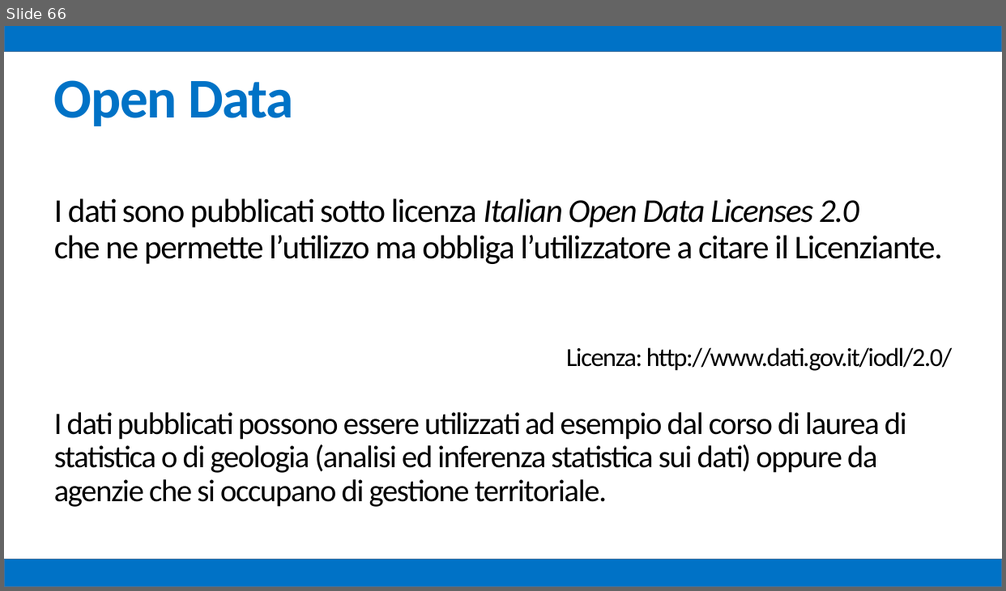
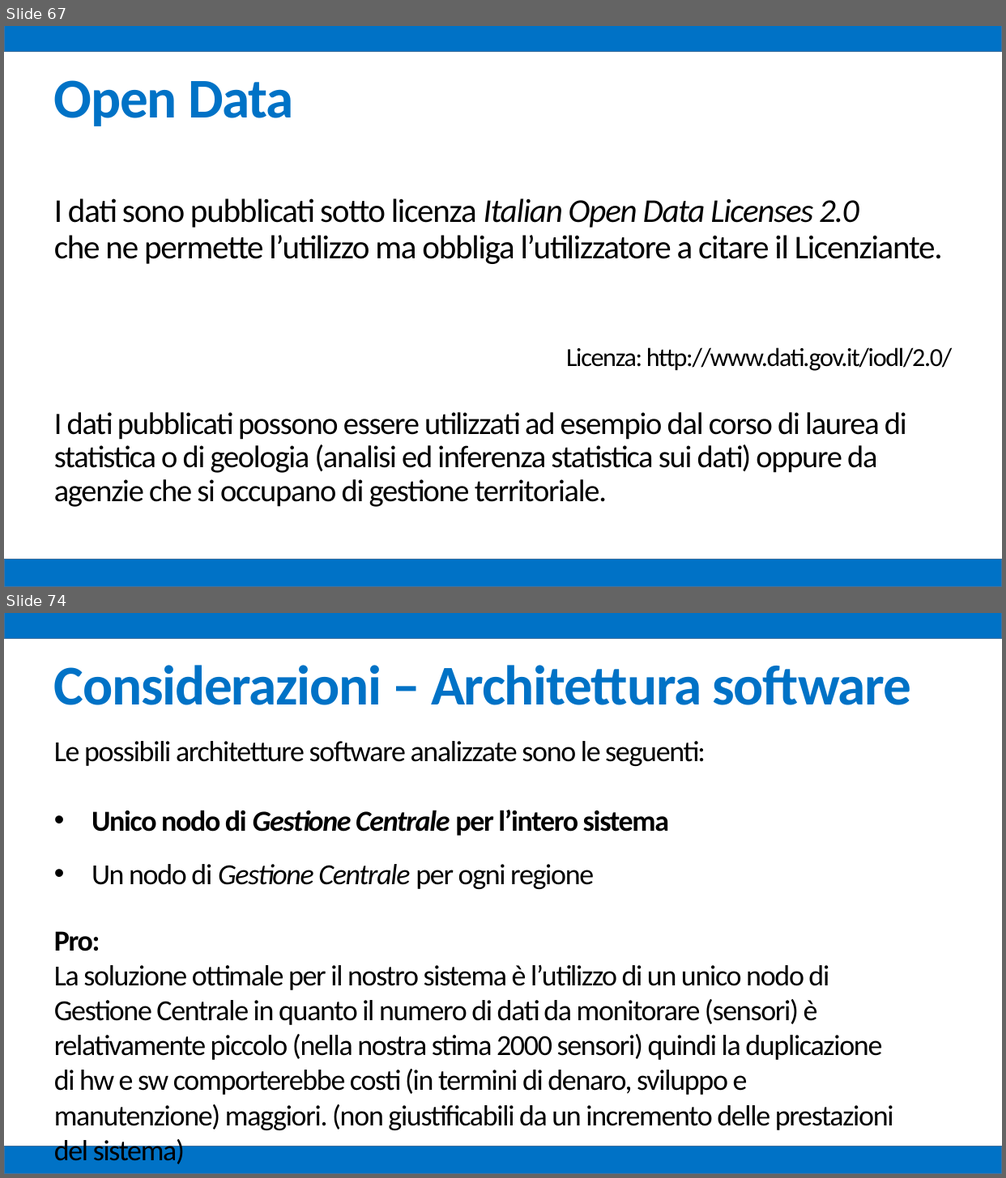
Before and after one commit to mz1991/ProgettoFebbraio2015, a slide deck: Febbraio 2015.pptx. Shown one above the other, each under a label of ours: slide 66 before the commit, slides 67 and 74 after it; the slides between them are not shown. The pictures are 1006x591 and 1006x1178 pixels, drawn with LibreOffice and Linux fonts; fonts in the diff are those of the drawing. Boxes give left, top, right and bottom in pixels: in the first picture for what was removed or moved away, otherwise in the second. Text is boxed around its words. In the diff, an @@ line names an element or a change of style, - is before the commit and + after.

Commit message:
Presentazione considerazioni

```diff
--- a/Febbraio 2015.pptx
+++ b/Febbraio 2015.pptx
@@ slide 74 added at (4, 613, 1002, 1174), background #FFFFFF @@
@@ rectangle added at (4, 613, 1002, 639), fill #0072C6, outline #43739E 1 pt @@
@@ text added at (54, 665, 911, 705), 54 pt, text #0072C6, bold @@
+Considerazioni – Architettura software
@@ text added at (54, 741, 894, 1165), 28 pt, text #000000 @@
+Le possibili architetture software analizzate sono le seguenti:
+• Unico nodo di Gestione Centrale per l’intero sistema
+• Un nodo di Gestione Centrale per ogni regione
+Pro:
+La soluzione ottimale per il nostro sistema è l’utilizzo di un unico nodo di Gestione Centrale in quanto il numero di dati da monitorare (sensori) è relativamente piccolo (nella nostra stima 2000 sensori) quindi la duplicazione di hw e sw comporterebbe costi (in termini di denaro, sviluppo e manutenzione) maggiori. (non giustificabili da un incremento delle prestazioni del sistema)
@@ rectangle added at (4, 1146, 1002, 1174), fill #0072C6, outline #43739E 1 pt @@
@@ what was slide 66 is now slide 67 @@
```
Also in this commit, not shown: 4 slides changed, 10 other slides added.
